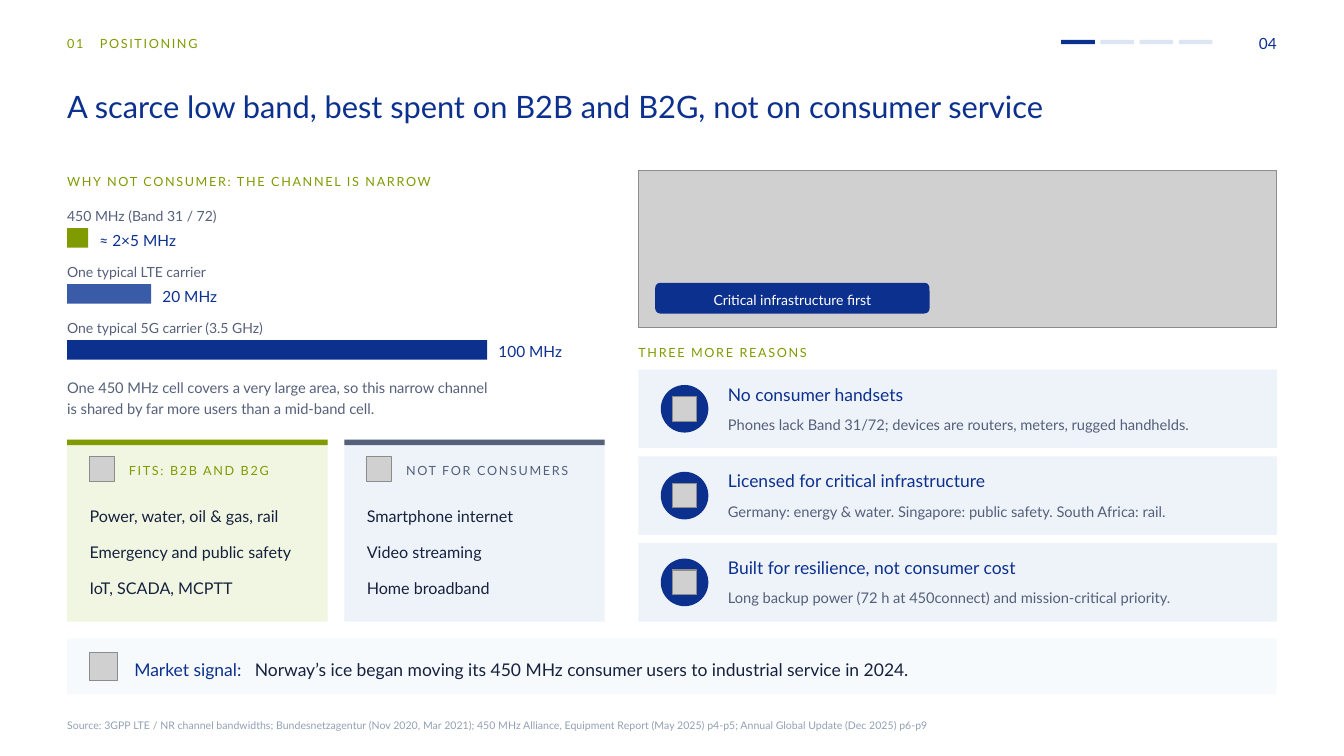
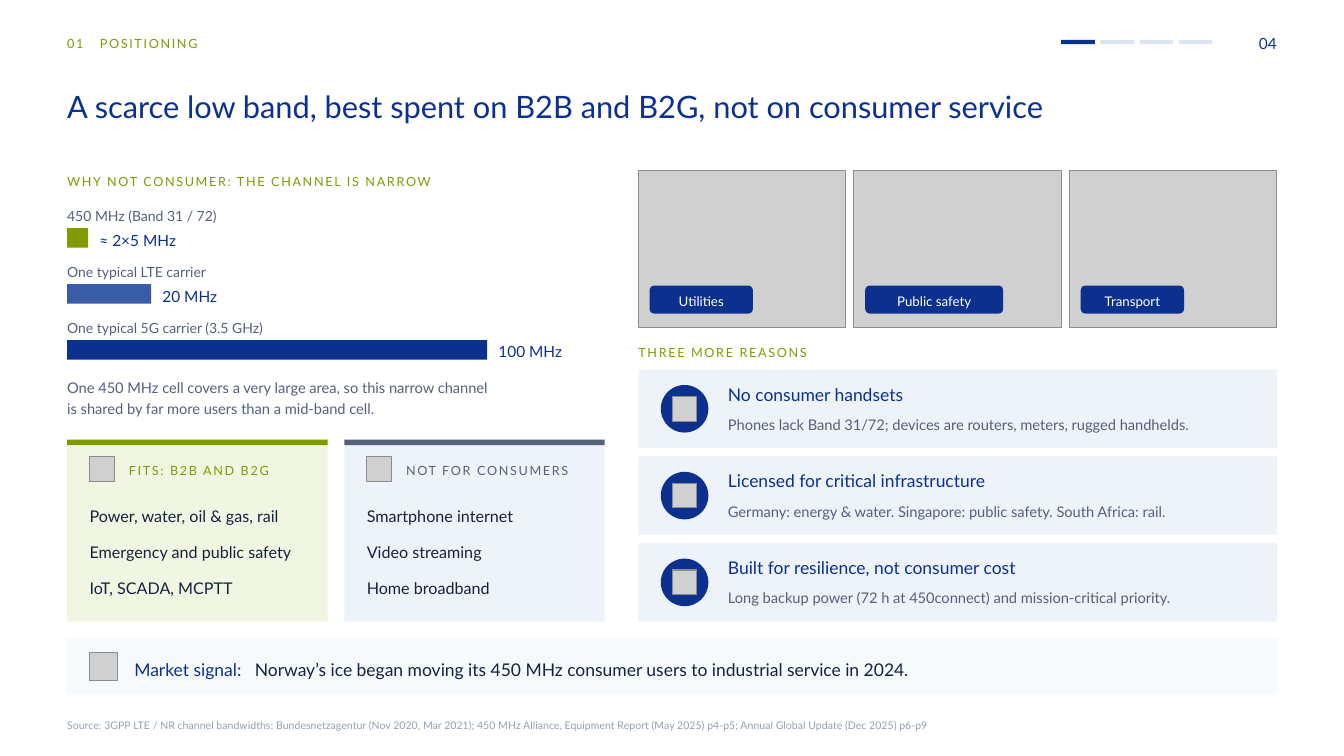
Before and after one commit to mearneste4-max/Philippines-450M, a slide deck: slide 4 of 01_交付物/菲律宾450M方案_v8.pptx. Drawn at 1344x756 pixels with LibreOffice and Linux fonts; fonts in the diff are those of the drawing; grey boxes stand for pictures. Boxes give left, top, right and bottom in pixels: in the first picture for what was removed or moved away, otherwise in the second. Text is boxed around its words. In the diff, an @@ line names an element or a change of style, - is before the commit and + after.

```diff
--- a/01_交付物/菲律宾450M方案_v8.pptx
+++ b/01_交付物/菲律宾450M方案_v8.pptx
@@ picture removed at box(638, 170, 1276, 328) @@
@@ picture added at box(638, 170, 846, 328) @@
@@ picture added at box(854, 170, 1062, 328) @@
@@ picture added at box(1070, 170, 1277, 328) @@
@@ rounded rectangle: place and size @@
-rounded rectangle at box(655, 283, 930, 315)
+rounded rectangle at box(649, 285, 752, 314)
@@ text added at box(679, 296, 724, 306), 9.5 pt, text #FFFFFF @@
+Utilities
@@ text removed at box(714, 294, 871, 305) @@
-Critical infrastructure first
@@ rounded rectangle added at box(865, 285, 1003, 314), fill #0B308E @@
@@ text added at box(897, 296, 971, 309), 9.5 pt, text #FFFFFF @@
+Public safety
@@ rounded rectangle added at box(1081, 285, 1184, 314), fill #0B308E @@
@@ text added at box(1105, 296, 1160, 309), 9.5 pt, text #FFFFFF @@
+Transport
```
Also in this commit, not shown: 5 other files.
